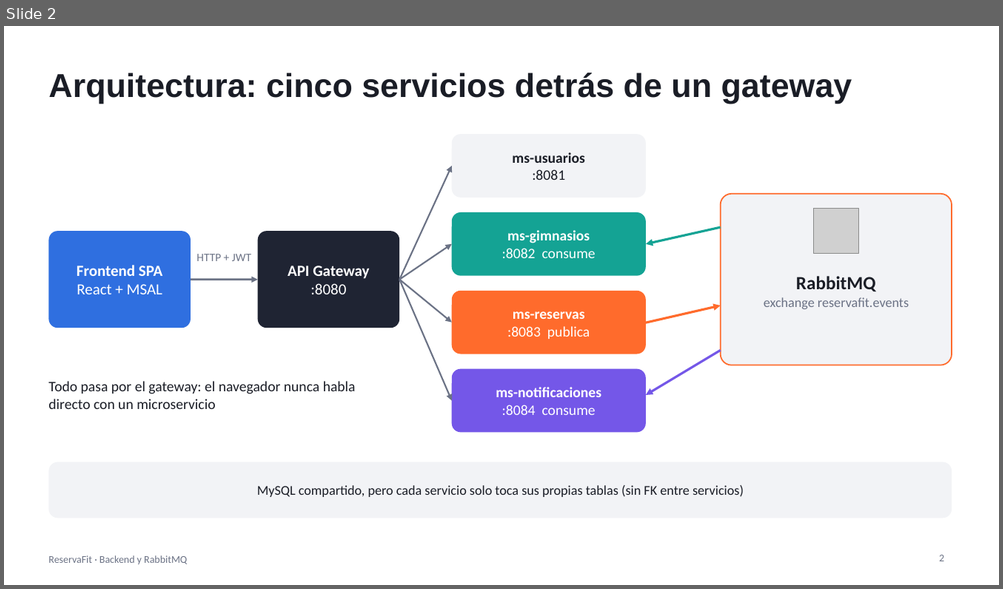
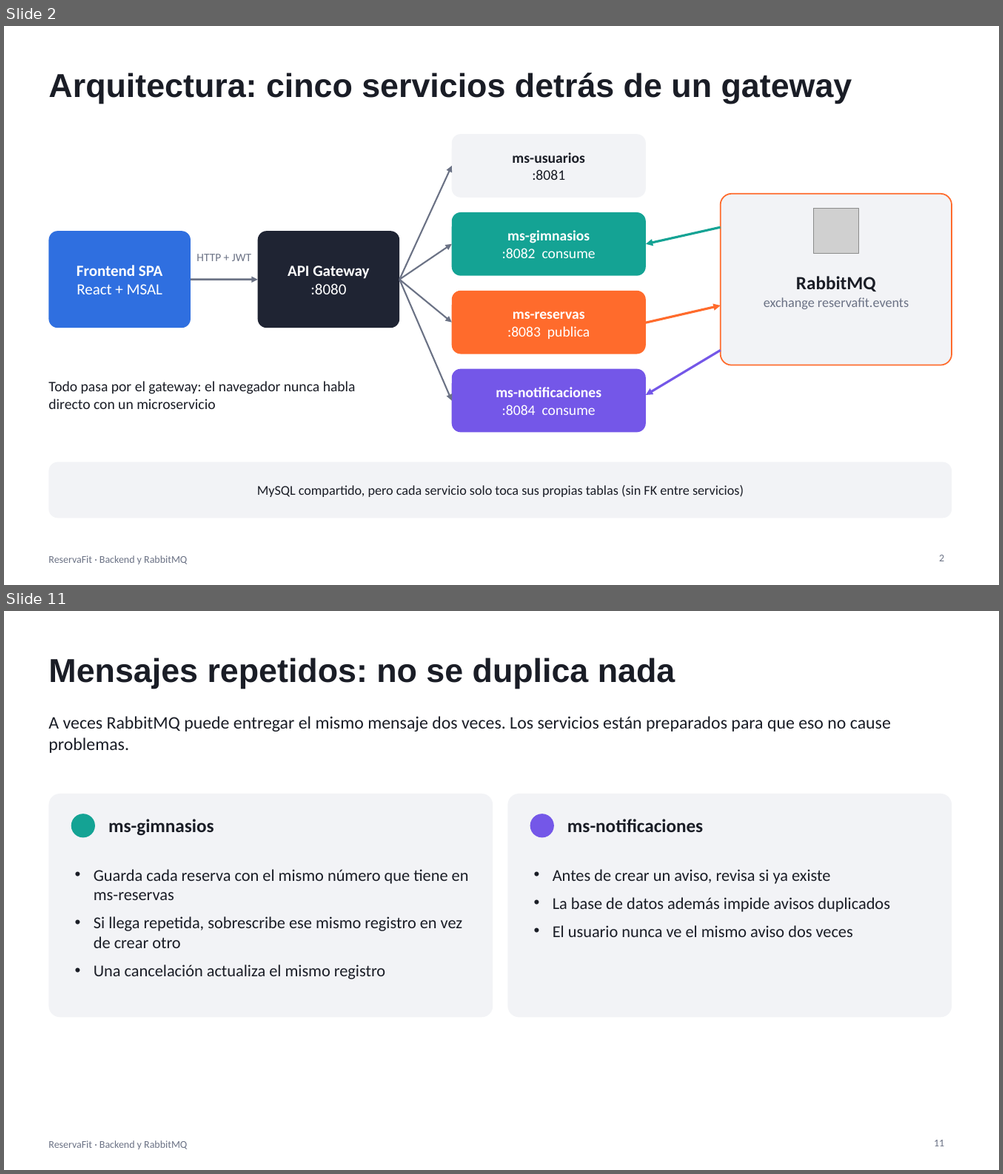
Before and after one commit to nxiiio/ReservaFit, a slide deck: docs/presentacion-backend-rabbitmq.pptx. Shown one above the other, each under a label of ours: slide 2 before the commit, slides 2 and 11 after it; the slides between them are not shown. The pictures are 1003x589 and 1003x1174 pixels, drawn with LibreOffice and Linux fonts; fonts in the diff are those of the drawing; grey boxes stand for pictures. Boxes give left, top, right and bottom in pixels: in the first picture for what was removed or moved away, otherwise in the second. Text is boxed around its words. In the diff, an @@ line names an element or a change of style, - is before the commit and + after.

```diff
--- a/docs/presentacion-backend-rabbitmq.pptx
+++ b/docs/presentacion-backend-rabbitmq.pptx
@@ slide 11 added at (4, 611, 999, 1170), background #FFFFFF; not listed: 1 template element that a slide beside it also shows @@
@@ title added at (48, 658, 675, 688), 32 pt, text #1A1D26, bold @@
+Mensajes repetidos: no se duplica nada
@@ text added at (48, 716, 891, 753), 17 pt, text #1A1D26 @@
+A veces RabbitMQ puede entregar el mismo mensaje dos veces. Los servicios están preparados para que eso no cause problemas.
@@ rounded rectangle added at (48, 794, 492, 1017), fill #F2F3F6 @@
@@ rounded rectangle added at (508, 794, 951, 1017), fill #F2F3F6 @@
@@ ellipse added at (71, 814, 95, 838), fill #14A394 @@
@@ text added at (108, 819, 214, 836), 18 pt, text #1A1D26, bold @@
+ms-gimnasios
@@ ellipse added at (530, 814, 554, 838), fill #7457E8 @@
@@ text added at (567, 819, 703, 832), 18 pt, text #1A1D26, bold @@
+ms-notificaciones
@@ text added at (94, 869, 469, 980), 16 pt, text #1A1D26 @@
+• Guarda cada reserva con el mismo número que tiene en ms-reservas
+• Si llega repetida, sobrescribe ese mismo registro en vez de crear otro
+• Una cancelación actualiza el mismo registro
@@ text added at (552, 869, 890, 937), 16 pt, text #1A1D26 @@
+• Antes de crear un aviso, revisa si ya existe
+• La base de datos además impide avisos duplicados
+• El usuario nunca ve el mismo aviso dos veces
@@ page number added at (933, 1140, 944, 1147), 10 pt, text #6B7285 @@
+11
```
Also in this commit, not shown: 10 slides changed, 2 other slides added, 4 slides removed.
